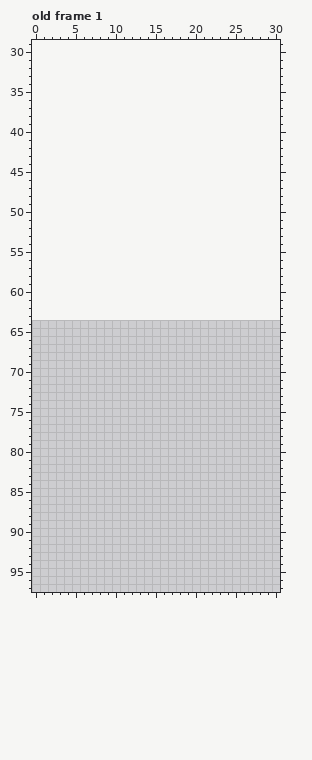
Edited in one commit: pixel-art file (Assets/Sprites/Decoracoes/objetos de cena.aseprite). The first picture shows the starting point.
176x96 pixels, 1 frame. Colours within 5 levels of each other are drawn and written as one. Shown: old frame 1: x 0..30, y 29..97. The old version is drawn lined up with the new one, on the new canvas. The commit also changed other frames or places, which this record leaves out.
The same view after the edit:
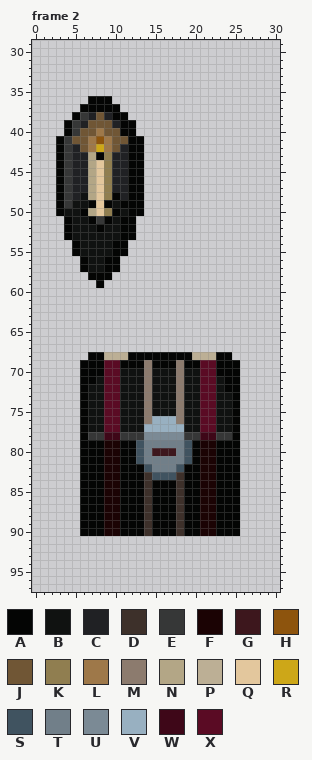
Palette (. is transparent): A #040504  B #101211  C #202124  D #3d302a  E #363737  F #1b0304  G #3d171d  H #8d540d  J #705635  K #907e50  L #9e7849  M #8c7b6e  N #b3a686  P #bcaf95  Q #e3c79d  R #cda718  S #405360  T #717f89  U #7b8a95  V #98b0c1  W #3e0718  X #5a0b24
A new or re-ordered frame is compared with the old frame closest to it.
Commit: (feat): Adciona objetos de castiçal e baú para puzzles
Difference:
canvas 176x96 -> 176x160, the old top-left corner now at 0,64
frames 1 -> 4
--- frame 2 is new; against old frame 1
@@ x 1..15 @@
 35 ...............
-36 ...............
-37 ...............
-38 ...............
-39 ...............
-40 ...............
-41 ...............
-42 ...............
-43 ...............
-44 ...............
-45 ...............
-46 ...............
-47 ...............
-48 ...............
-49 ...............
-50 ...............
-51 ...............
-52 ...............
-53 ...............
-54 ...............
-55 ...............
-56 ...............
-57 ...............
-58 ...............
-59 ...............
+36 ......AAA......
+37 .....AAAAA.....
+38 ....AECJCAA....
+39 ...AECJJJCAA...
+40 ...AEJJLJJAA...
+41 ..AEJJLHLJJAA..
+42 ..AECJLRLJCAA..
+43 ..AECCNAKCCAA..
+44 ..AECCNQKCCAA..
+45 ..AECCNQKCCAA..
+46 ..AECCNQKCCAA..
+47 ..AECCNQKCCAA..
+48 ..AECBNQKACAA..
+49 ..AEBBAQABAAA..
+50 ..ABBANQKABAA..
+51 ...ABBAEABAA...
+52 ...ABBBABBAA...
+53 ...ABBBBBBAA...
+54 ....ABBBBAA....
+55 ....ABBBBAA....
+56 .....ABBAA.....
+57 .....ABBAA.....
+58 ......AAA......
+59 .......A.......
 60 ...............
@@ x 0..30 @@
 67 ...............................
-68 ...............................
-69 ...............................
-70 ...............................
-71 ...............................
-72 ...............................
-73 ...............................
-74 ...............................
-75 ...............................
-76 ...............................
-77 ...............................
-78 ...............................
-79 ...............................
-80 ...............................
-81 ...............................
-82 ...............................
-83 ...............................
-84 ...............................
-85 ...............................
-86 ...............................
-87 ...............................
-88 ...............................
-89 ...............................
-90 ...............................
+68 .......AAPPPAAAAAAAAPPPAA......
+69 ......AAAXXAAAMAAAMAAXXAAA.....
+70 ......AAAXXBBBMBBBMBBXXAAA.....
+71 ......AABXXBBBMBBBMBBXXBAA.....
+72 ......ABBXXBBBMBBBMBBXXBAA.....
+73 ......ABBXXBBBMBBBMBBXXBBA.....
+74 ......ABBXXBBBMBBBMBBXXBBA.....
+75 ......ABBXXBBBMBBBMBBXXBBA.....
+76 ......ABBXXBBBMVVVMBBXXBBA.....
+77 ......ABBXXBBBVVVVVBBXXBBA.....
+78 ......AEEWWEEEUUUUUEEWWEEA.....
+79 ......AAAFFAASTTTTTSAFFAAA.....
+80 ......AAAFFAASTGGGTSAFFAAA.....
+81 ......AAAFFAASTTTTTSAFFAAA.....
+82 ......AAAFFAAASTTTSAAFFAAA.....
+83 ......AAAFFAAADSSSDAAFFAAA.....
+84 ......AAAFFAAADAAADAAFFAAA.....
+85 ......AAAFFAAADAAADAAFFAAA.....
+86 ......AAAFFAAADAAADAAFFAAA.....
+87 ......AAAFFAAADAAADAAFFAAA.....
+88 ......AAAFFAAADAAADAAFFAAA.....
+89 ......AAAFFAAADAAADAAFFAAA.....
+90 ......AAAFFAAADAAADAAFFAAA.....
 91 ...............................
Where, in picture pixels (left, top, right, bottom), the same in both pictures:
added: (56, 96, 144, 288)
added: (80, 352, 240, 536)
